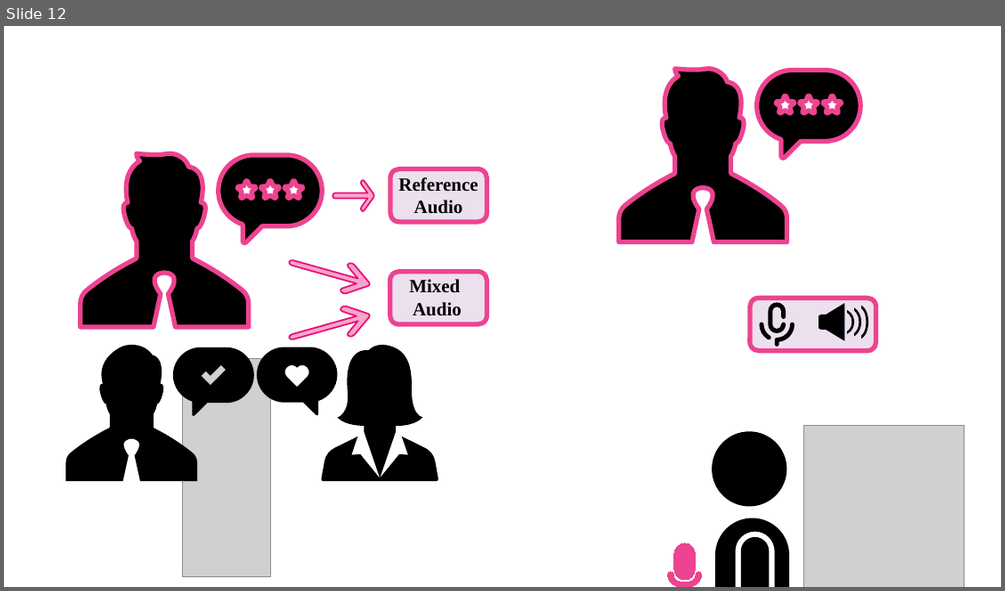
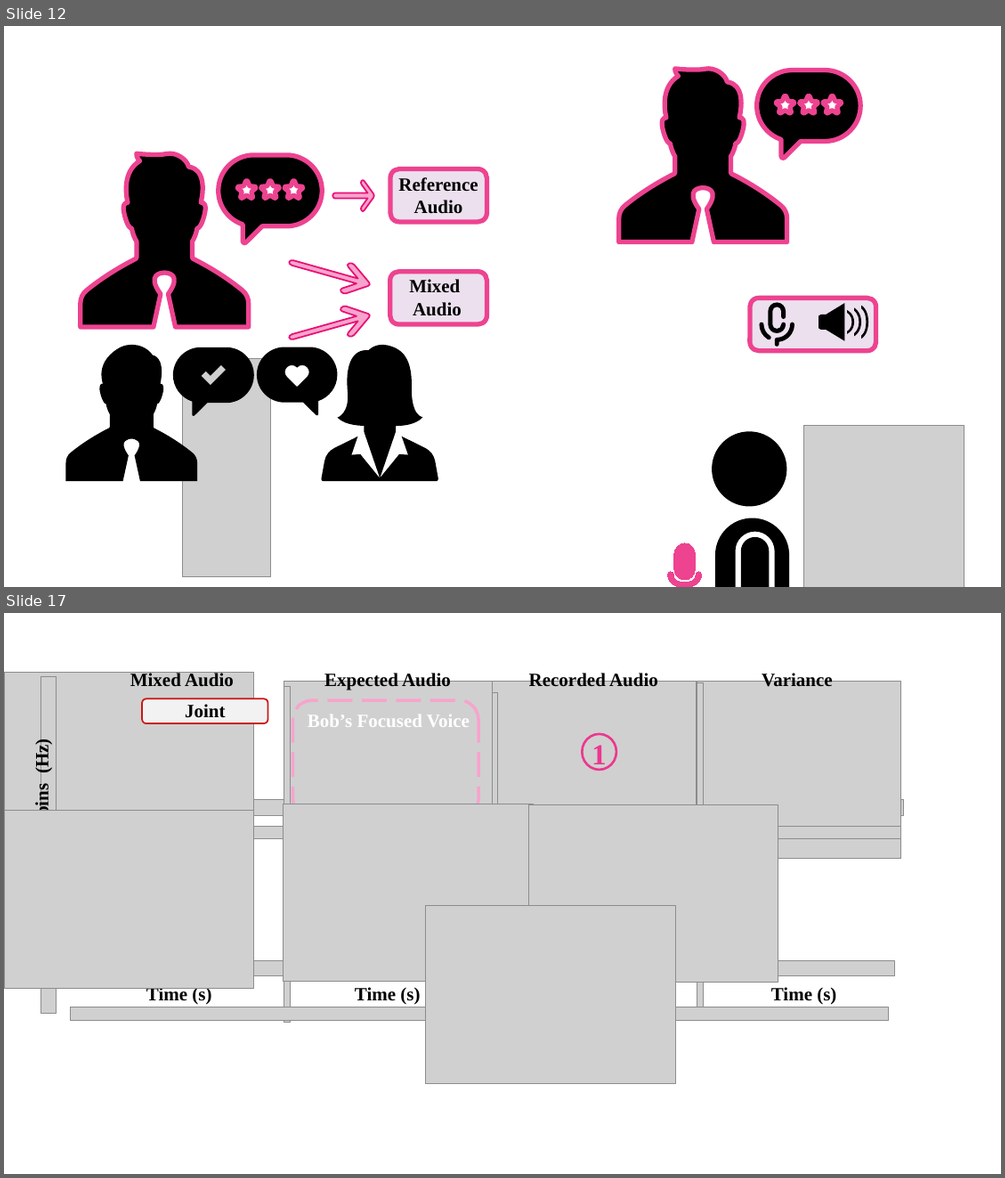
Before and after one commit to lange-bleu/infocom2021, a slide deck: infocom21.pptx. Shown one above the other, each under a label of ours: slide 12 before the commit, slides 12 and 17 after it; the slides between them are not shown. The pictures are 1005x591 and 1005x1178 pixels, drawn with LibreOffice and Linux fonts; fonts in the diff are those of the drawing; grey boxes stand for pictures. Boxes give left, top, right and bottom in pixels: in the first picture for what was removed or moved away, otherwise in the second. Text is boxed around its words. In the diff, an @@ line names an element or a change of style, - is before the commit and + after.

```diff
--- a/infocom21.pptx
+++ b/infocom21.pptx
@@ slide 17 added at [4, 613, 1001, 1174], background #FFFFFF @@
@@ picture added at [4, 672, 254, 850] @@
@@ picture added at [40, 677, 56, 1013] @@
@@ picture added at [283, 681, 492, 859] @@
@@ picture added at [283, 686, 290, 1022] @@
@@ picture added at [493, 681, 696, 859] @@
@@ picture added at [493, 692, 498, 985] @@
@@ picture added at [697, 681, 901, 859] @@
@@ picture added at [697, 682, 704, 1018] @@
@@ group added at [130, 672, 833, 690]: 4 texts @@
+Recorded Audio
+Expected Audio
+Mixed Audio
+Variance
@@ rounded rectangle added at [142, 699, 268, 723], fill #F2F2F2, outline #CC1515 1.5 pt @@
@@ text added at [185, 704, 225, 718], 18 pt, text #000000, bold @@
+Joint
@@ rounded rectangle added at [292, 700, 479, 817], outline #F7A4CC 3 pt dashed @@
@@ text added at [307, 714, 469, 727], 18 pt, text #FFFFFF, bold @@
+Bob’s Focused Voice
@@ text added at [32, 742, 52, 811], 18 pt, text #000000, bold @@
+Frequency bins (Hz)
@@ ellipse added at [582, 734, 616, 770], outline #ED378E 2.25 pt @@
@@ text added at [591, 745, 606, 770], 28 pt, text #ED378E, bold @@
+1
@@ picture added at [4, 811, 254, 989] @@
@@ picture added at [73, 800, 904, 816] @@
@@ picture added at [83, 826, 901, 839] @@
@@ picture added at [283, 803, 533, 981] @@
@@ picture added at [528, 804, 778, 982] @@
@@ picture added at [426, 906, 676, 1083] @@
@@ picture added at [65, 961, 896, 976] @@
@@ text added at [146, 986, 211, 1004], 18 pt, text #000000, bold @@
+Time (s)
@@ picture added at [71, 1007, 889, 1020] @@
@@ text added at [355, 987, 420, 1005], 18 pt, text #000000, bold @@
+Time (s)
@@ text added at [771, 987, 836, 1005], 18 pt, text #000000, bold @@
+Time (s)
```
Also in this commit, not shown: 1 slide changed, 4 other slides added, 58 other files.
